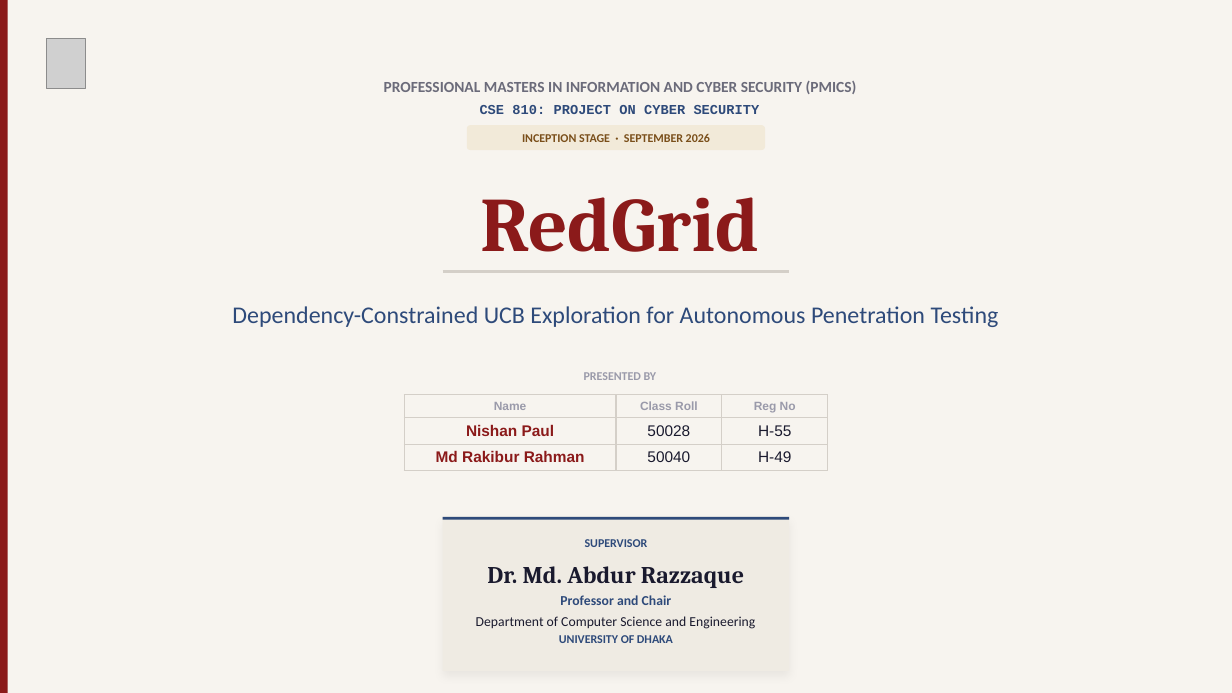
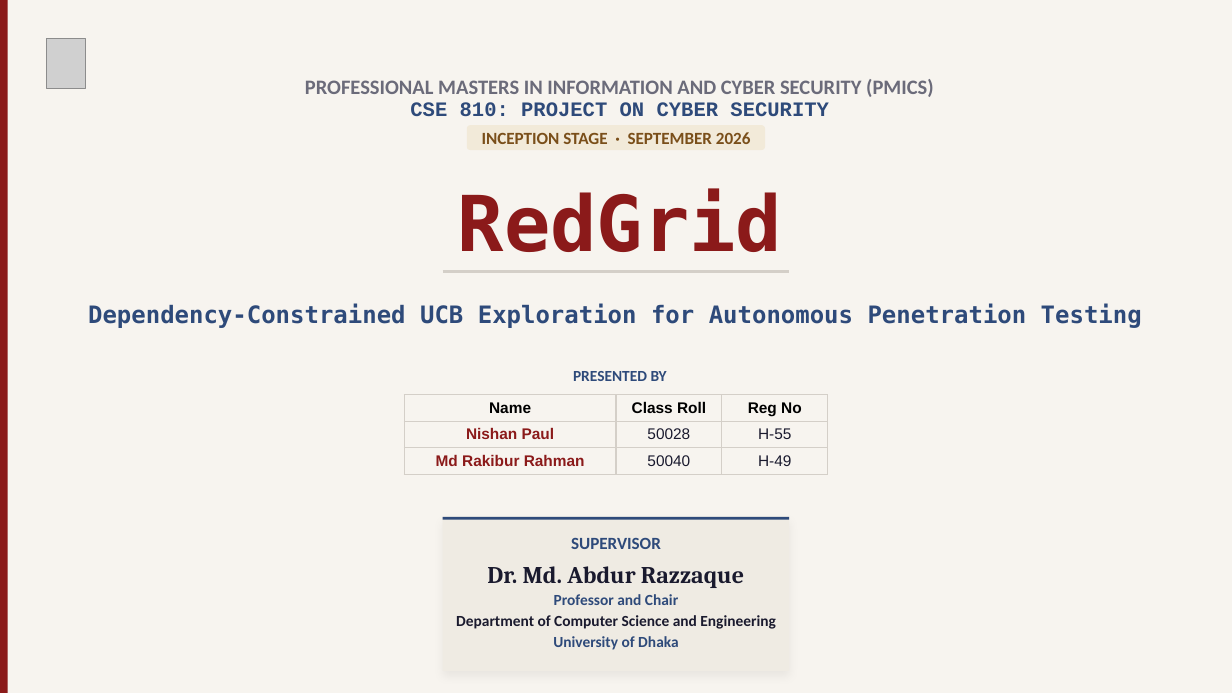
Before and after one commit to nishan-paul-hello/cmatrix-agentic-red-team, a slide deck: slide 1 of docs/presentation/CSE-810-PRESENTATION-INCEPTION.pptx. Drawn at 1232x693 pixels with LibreOffice and Linux fonts; fonts in the diff are those of the drawing; grey boxes stand for pictures. Boxes give left, top, right and bottom in pixels: in the first picture for what was removed or moved away, otherwise in the second. Text is boxed around its words. In the diff, an @@ line names an element or a change of style, - is before the commit and + after.

```diff
--- a/docs/presentation/CSE-810-PRESENTATION-INCEPTION.pptx
+++ b/docs/presentation/CSE-810-PRESENTATION-INCEPTION.pptx
@@ text "PROFESSIONAL MASTERS IN INFORMATION AND ..." at <box>305,79,934,97</box>: size 9 to 12 pt @@
@@ text "CSE 810: PROJECT ON CYBER ..." at <box>410,102,828,116</box>: size 8 to 12 pt @@
@@ text "INCEPTION STAGE · SEPTEMBER 2026" at <box>482,132,751,144</box>: size 7 to 10 pt @@
@@ text "RedGrid" at <box>458,189,783,252</box>: font Cambria to DejaVu Sans Mono @@
@@ text "Dependency-Constrained UCB Exploration for Autonomous ..." at <box>88,303,1142,328</box>: font Calibri to DejaVu Sans Mono, bold on @@
@@ text "PRESENTED BY" at <box>573,371,667,381</box>: size 7 to 9 pt, text colour #9A9AAA to #2E4A7A @@
@@ table at <box>404,394,828,693</box> @@
@@ size 7 to 9 pt, text colour #9A9AAA to #000000 in "Name", "Class Roll", "Reg No" @@
@@ text "SUPERVISOR" at <box>571,538,661,549</box>: size 7 to 10 pt @@
@@ text "Professor and Chair" at <box>554,594,678,605</box>: size 8 to 9 pt @@
@@ text "Department of Computer Science and ..." at <box>456,615,775,629</box>: size 8 to 9 pt, bold on @@
@@ text at <box>553,636,678,650</box>: text changed; size 7 to 9 pt @@
-UNIVERSITY OF DHAKA
+University of Dhaka
```
Also in this commit, not shown: 3 other slides changed, 1 other file.
